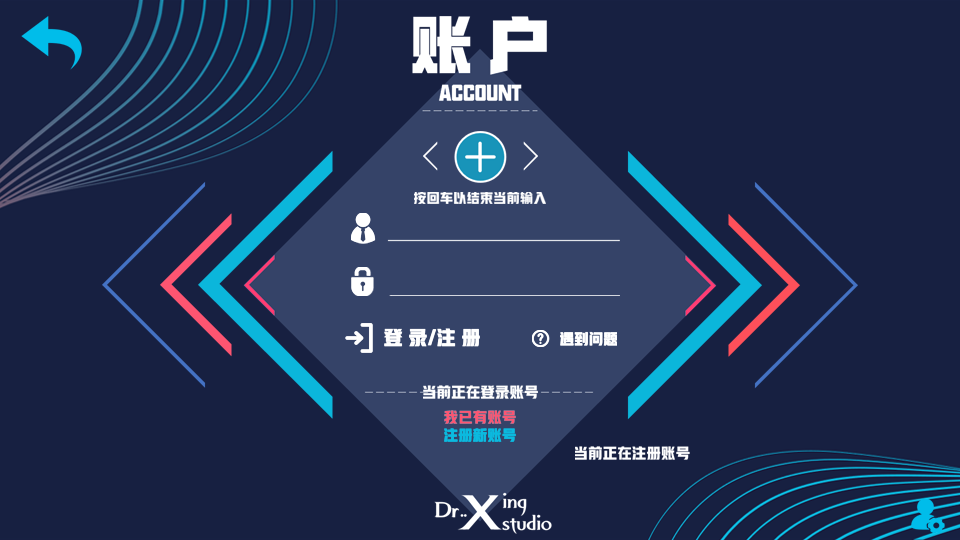
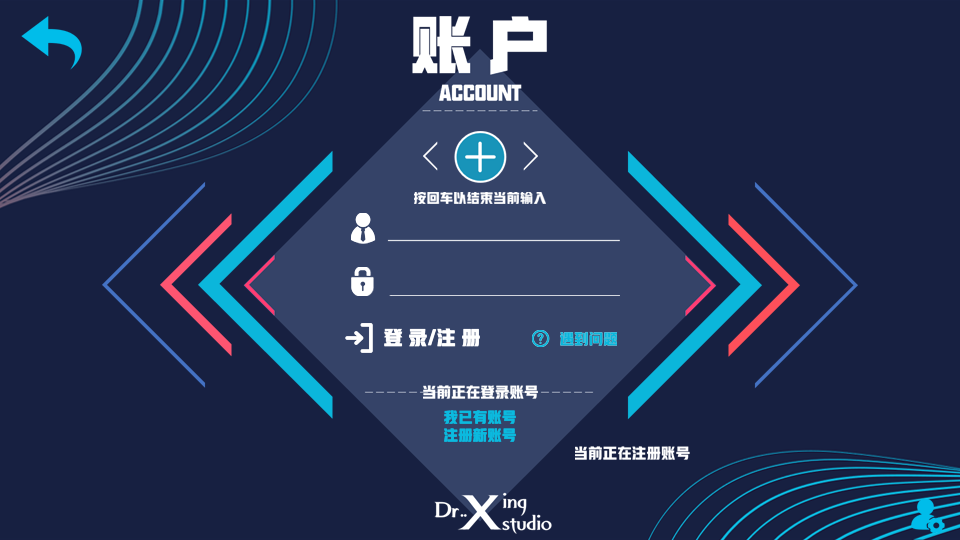
Comparing the layer stacks of the two 960 x 540 images. Changes:
painted on "颜色填充 2" over [444, 330, 617, 424]
moved "问题" (1st of 2, in "未登录 拷贝") above "登录" over [532, 330, 617, 347]
